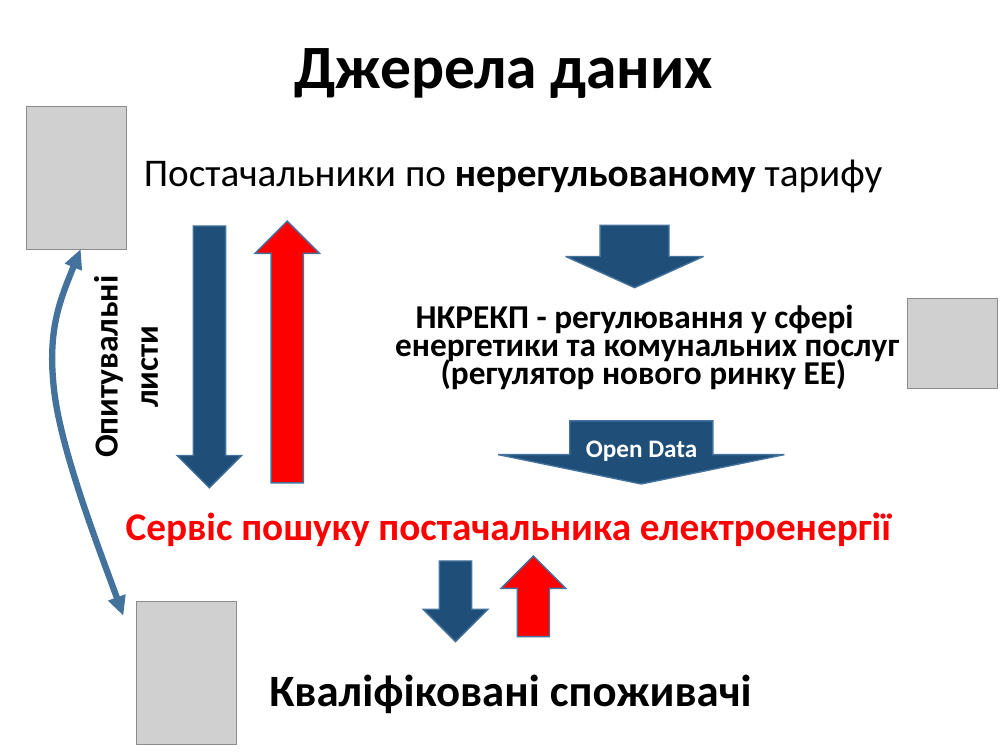
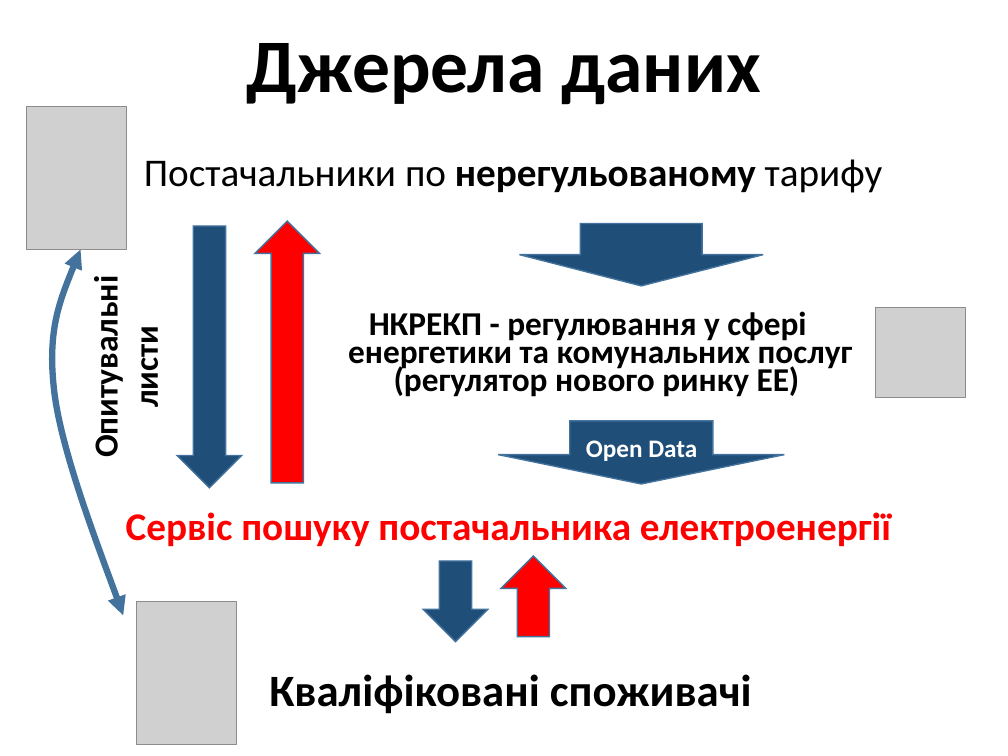
Before and after one commit to Alex-hv/1991energy, a slide deck: slide 4 of Presentation artem.pptx. Drawn at 1008x756 pixels with LibreOffice and Linux fonts; fonts in the diff are those of the drawing; grey boxes stand for pictures. Boxes give left, top, right and bottom in pixels: in the first picture for what was removed or moved away, otherwise in the second. Text is boxed around its words. In the diff, an @@ line names an element or a change of style, - is before the commit and + after.

Commit message:
pre

```diff
--- a/Presentation artem.pptx
+++ b/Presentation artem.pptx
@@ title "Джерела даних" at <box>247,43,761,105</box>: size 44 to 54 pt @@
@@ down arrow: place and size @@
-down arrow at <box>565,225,704,287</box>
+down arrow at <box>519,224,763,286</box>
@@ text "НКРЕКП - регулювання у сфері ...": place and size @@
-text "НКРЕКП - регулювання у сфері ..." at <box>395,304,900,390</box>
+text "НКРЕКП - регулювання у сфері ..." at <box>348,311,853,397</box>
@@ picture: place and size @@
-picture at <box>908,298,998,388</box>
+picture at <box>875,307,965,397</box>
```
Also in this commit, not shown: 1 other slide changed.
